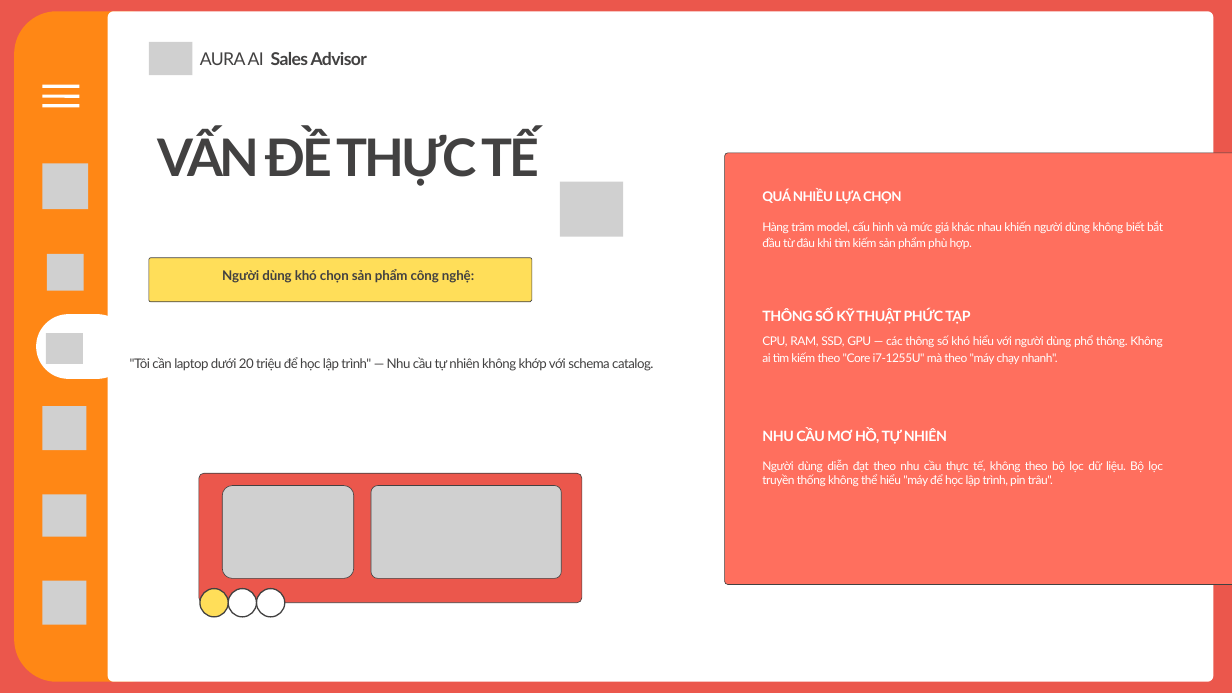
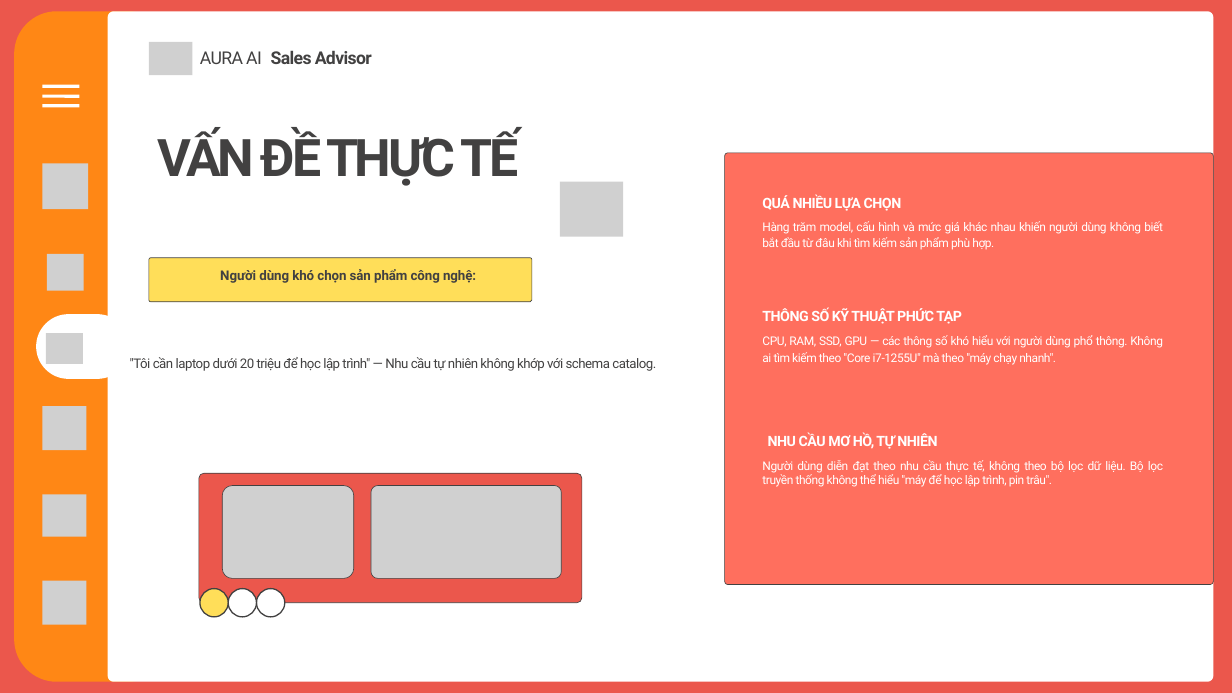
Before and after one commit to mindu2kk/Internship, a slide deck: slide 2 of Documents/FinalReport/B23DCCE022_Slide thuyết trình.pptx. Drawn at 1232x693 pixels with LibreOffice and Linux fonts; fonts in the diff are those of the drawing; grey boxes stand for pictures. Boxes give left, top, right and bottom in pixels: in the first picture for what was removed or moved away, otherwise in the second. Text is boxed around its words. In the diff, an @@ line names an element or a change of style, - is before the commit and + after.

```diff
--- a/Documents/FinalReport/B23DCCE022_Slide thuyết trình.pptx
+++ b/Documents/FinalReport/B23DCCE022_Slide thuyết trình.pptx
@@ freeform shape resized from (x1=724, y1=153, x2=1232, y2=585) to (x1=724, y1=153, x2=1213, y2=585) @@
@@ text "QUÁ NHIỀU LỰA CHỌN" at (x1=762, y1=195, x2=902, y2=211): size 15.7 to 16.6 pt, font Lato to Roboto; line spacing 15.5pt to 16.5pt @@
@@ font Lato to Roboto in 10 elements at (x1=157, y1=128, x2=519, y2=186), (x1=130, y1=357, x2=656, y2=371), (x1=220, y1=269, x2=476, y2=283), (x1=762, y1=221, x2=1163, y2=250), (x1=762, y1=335, x2=1163, y2=365), (x1=762, y1=460, x2=1163, y2=487), (x1=271, y1=50, x2=372, y2=64), (x1=200, y1=51, x2=262, y2=64), (x1=768, y1=433, x2=937, y2=449), (x1=762, y1=307, x2=962, y2=324) @@
```
Also in this commit, not shown: 18 other slides changed, 1 slide removed.
